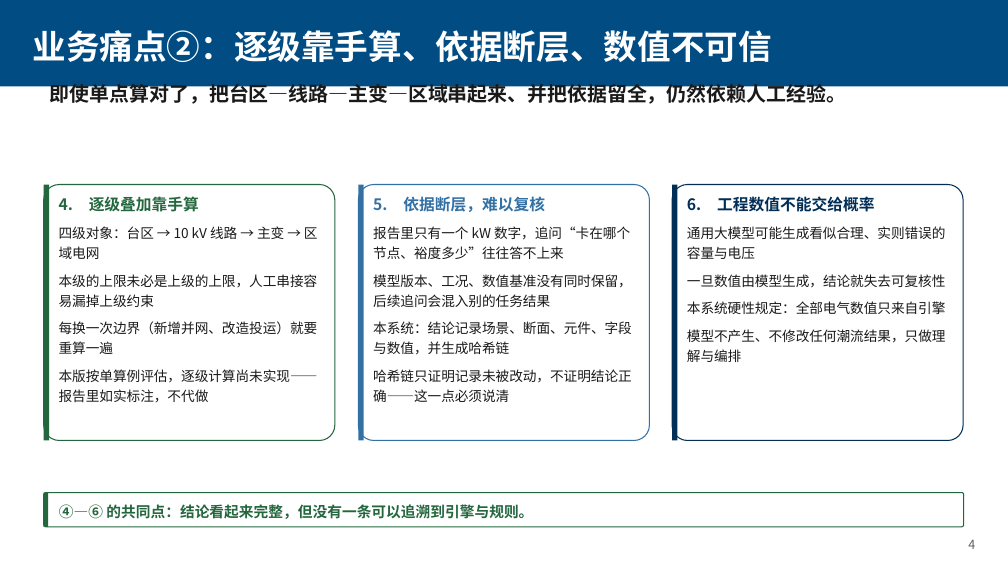
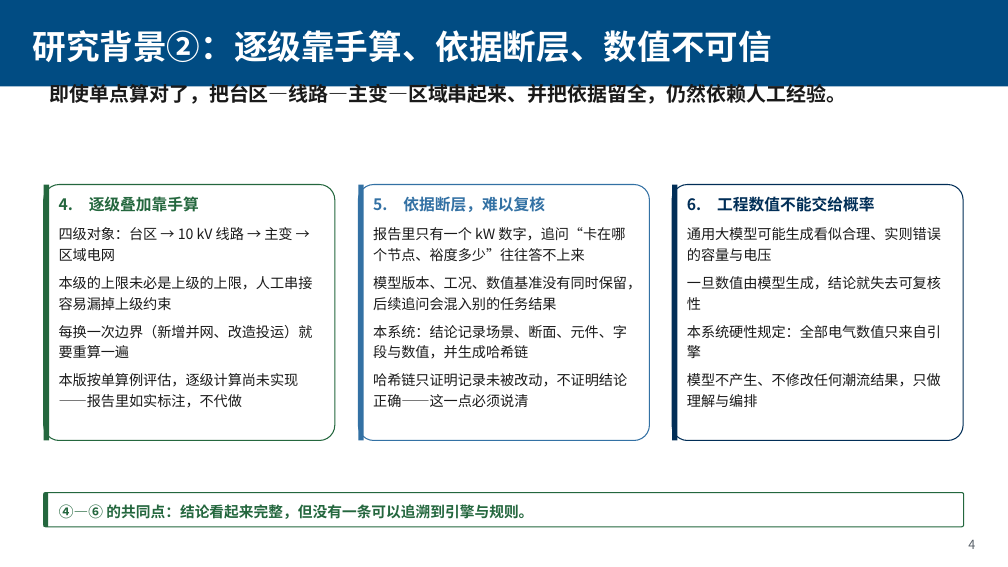
Before and after one commit to Coba1t-4U/hc-capacity-agent, a slide deck: slide 4 of docs/配网承载力智能体.pptx. Drawn at 1008x567 pixels with LibreOffice and Linux fonts; fonts in the diff are those of the drawing. Boxes give left, top, right and bottom in pixels: in the first picture for what was removed or moved away, otherwise in the second. Text is boxed around its words. In the diff, an @@ line names an element or a change of style, - is before the commit and + after.

```diff
--- a/docs/配网承载力智能体.pptx
+++ b/docs/配网承载力智能体.pptx
@@ text at [32,30,771,63]: text changed @@
-业务痛点②：逐级靠手算、依据断层、数值不可信
+研究背景②：逐级靠手算、依据断层、数值不可信
@@ size 13 to 13.5 pt in 3 elements at [59,227,313,408], [373,227,641,407], [687,227,941,407] @@
```
Also in this commit, not shown: 22 other slides changed, 1 other file.
